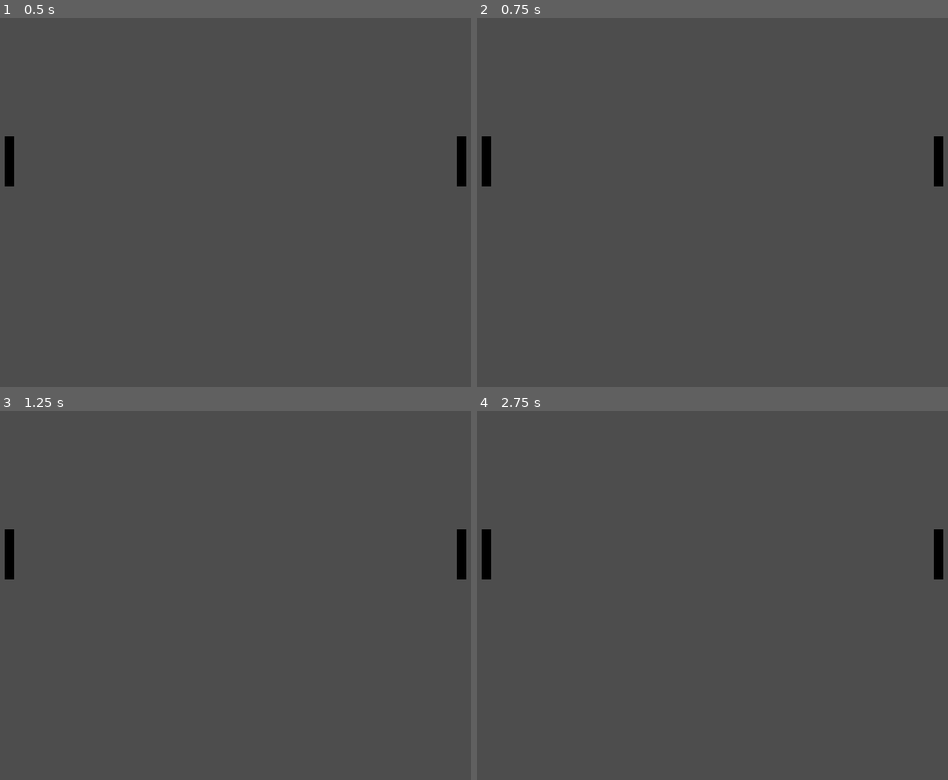
Above: before the commit, frames 1-4 (two rows, left to right).
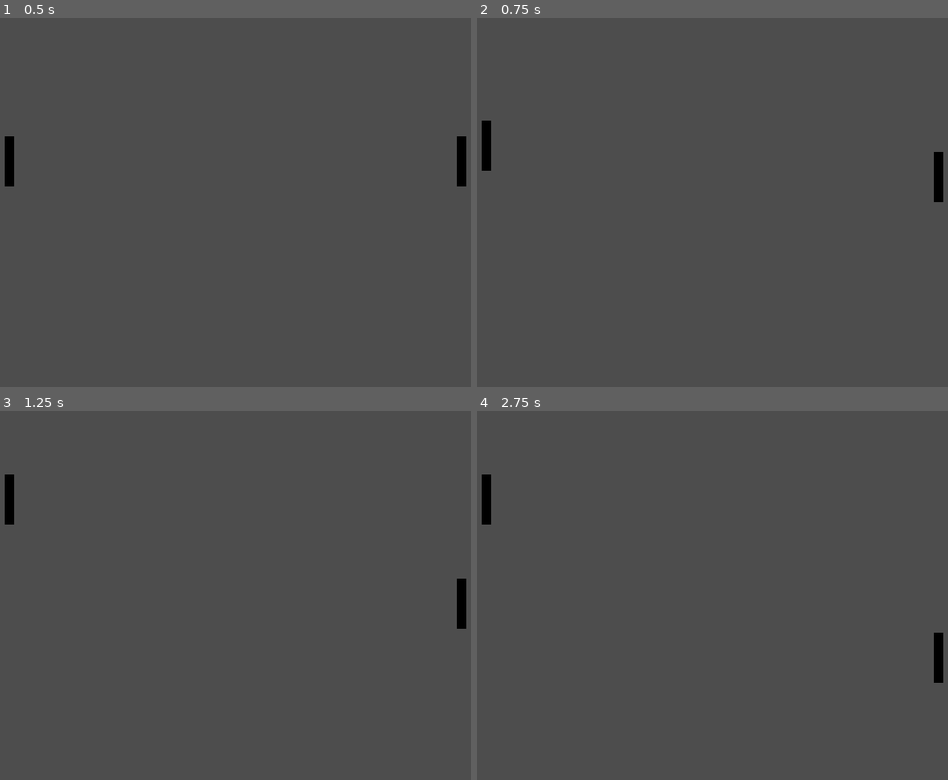
Above: after the commit, the same moments.

Repository: FallenJediKnight/pong
Game: Godot game, scene res://arena.tscn
Two runs of this game, one before a commit and one after it. Both use one fixed random seed, a clock stepped at 60 frames per second and the inputs below.
Inputs:
- Up to frame 1 (0.5 s): no input
- Up to frame 2 (0.75 s): tap Enter at 0.5 s; hold W (up_player_1) from 0.53 s (still down); hold Down (down_player_2) from 0.53 s (still down)
- Up to frame 3 (1.25 s): keep holding W (up_player_1); keep holding Down (down_player_2); tap Up (up_player_2) at 0.8 s
- Up to frame 4 (2.75 s): release W (up_player_1) at 1.28 s; release Down (down_player_2) at 1.28 s; hold S (down_player_1, bound only after the commit) 1.28-2.03 s; tap Up (up_player_2) at 1.35, 2.3 s; tap Down (down_player_2) at 1.55 s; hold W (up_player_1) from 2.03 s (still down); hold Down (down_player_2) from 2.03 s (still down)

Frame 1 is identical in both runs. In frame 2, 0.3% of the frame differs, in the area x 1-99%, y 27-50%; in frame 3, 1.1%; in frame 4, 1.1%, in the area x 1-99%, y 17-74%.

Commit message:
Add upwards and downwards movement of paddles on key press

Diff:
--- a/player_1.gd
+++ b/player_1.gd
@@ -8,4 +8,11 @@
 
 # Called every frame. 'delta' is the elapsed time since the previous frame.
 func _process(delta: float) -> void:
-	pass
+
+	# Move down on player pressing s button
+	if (Input.is_action_pressed("down_player_1") and position.y + 64 < 480):
+		position.y += 100 * delta
+
+	# Move up on player pressing w button
+	if (Input.is_action_pressed("up_player_1") and position.y > 0):
+		position.y -= 100 * delta
--- a/player_2.gd
+++ b/player_2.gd
@@ -8,4 +8,11 @@
 
 # Called every frame. 'delta' is the elapsed time since the previous frame.
 func _process(delta: float) -> void:
-	pass
+
+	# Move down on player pressing down button
+	if (Input.is_action_pressed("down_player_2") and position.y + 64 < 480):
+		position.y += 100 * delta
+
+	# Move up on player pressing up button
+	if (Input.is_action_pressed("up_player_2") and position.y > 0):
+		position.y -= 100 * delta
--- a/project.godot
+++ b/project.godot
@@ -33,7 +33,7 @@
 "events": [Object(InputEventKey,"resource_local_to_scene":false,"resource_name":"","device":-1,"window_id":0,"alt_press …(195 unchanged characters)…
 ]
 }
-"down_player 1"={
+down_player_1={
 "deadzone": 0.2,
 "events": [Object(InputEventKey,"resource_local_to_scene":false,"resource_name":"","device":-1,"window_id":0,"alt_press …(192 unchanged characters)…
 ]
